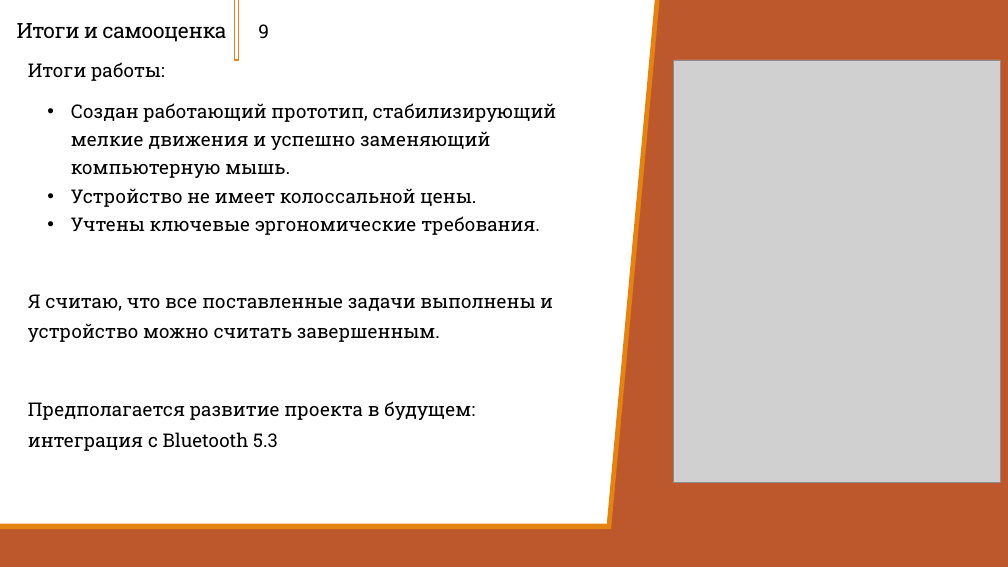
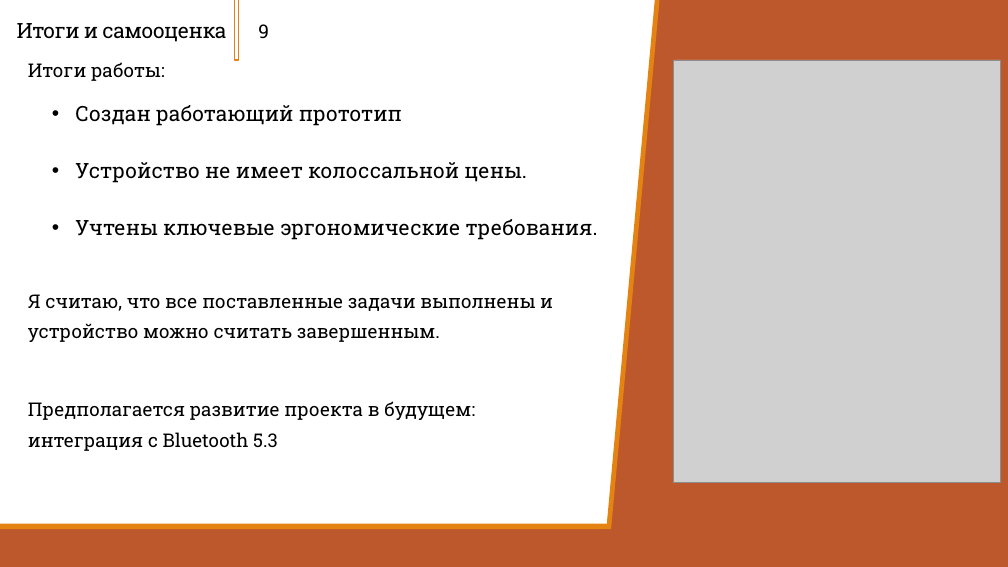
Before and after one commit to Zerocummer/Mmm-Yummers, a slide deck: slide 9 of Мышка для людей с ОВЗ/Документы/Презентация о манипуляторе.pptx. Drawn at 1008x567 pixels with LibreOffice and Linux fonts; fonts in the diff are those of the drawing; grey boxes stand for pictures. Boxes give left, top, right and bottom in pixels: in the first picture for what was removed or moved away, otherwise in the second. Text is boxed around its words. In the diff, an @@ line names an element or a change of style, - is before the commit and + after.

```diff
--- a/Мышка для людей с ОВЗ/Документы/Презентация о манипуляторе.pptx
+++ b/Мышка для людей с ОВЗ/Документы/Презентация о манипуляторе.pptx
@@ text at (x1=75, y1=105, x2=402, y2=126): text changed; size 18 to 20 pt @@
-• Создан работающий прототип, стабилизирующий мелкие движения и успешно заменяющий компьютерную мышь.
+• Создан работающий прототип
@@ text at (x1=75, y1=162, x2=598, y2=240): size 18 to 20 pt in "Устройство не имеет колоссальной цены.", "Учтены ключевые эргономические требования." @@
```
Also in this commit, not shown: 6 other slides changed, 2 other files.
